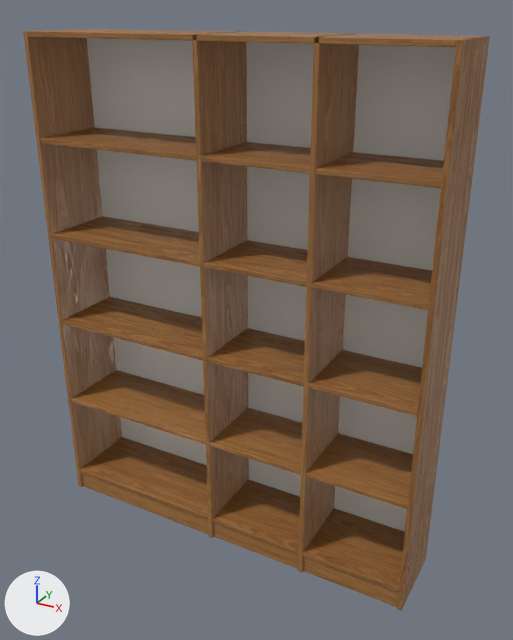
Before and after pictures for a commit that changed the glTF model models/bookcase-vu-wotan.glb.
Before and after are seen from a 50 mm camera at (1.22, -2.07, 1.97) aimed at (0.07, 0.02, 0.92). Lighting does not change. The marker at lower left points along +X, +Y and +Z. The picture after the commit comes second. Where no turn or scale is listed for an object, it has been applied to the vertices.

The scene before the commit, as lines of its bpy script (objects in view):
```python
me_mesh_0 = bpy.data.meshes.new('Mesh_0')
me_mesh_0.from_pydata(...)  # 1668 vertices, 3300 faces; spans x -0.75..0.75, y -0.15..0.15, z -0.95..0.95
me_mesh_0.materials.append(mat_oiled_oak)
me_mesh_1 = bpy.data.meshes.new('Mesh_1')
me_mesh_1.from_pydata(...)  # 152 vertices, 300 faces; spans x -0.75..0.75, y 0.0, z -0.94..0.94
me_mesh_1.materials.append(mat_white_melamine)  # white #f1f0ec
ob_mesh_0 = bpy.data.objects.new('Mesh_0', me_mesh_0)
ob_mesh_0.location = (0.0, -0.002, 0.947)
ob_mesh_1 = bpy.data.objects.new('Mesh_1', me_mesh_1)
ob_mesh_1.location = (0.0, 0.15, 0.947)
```
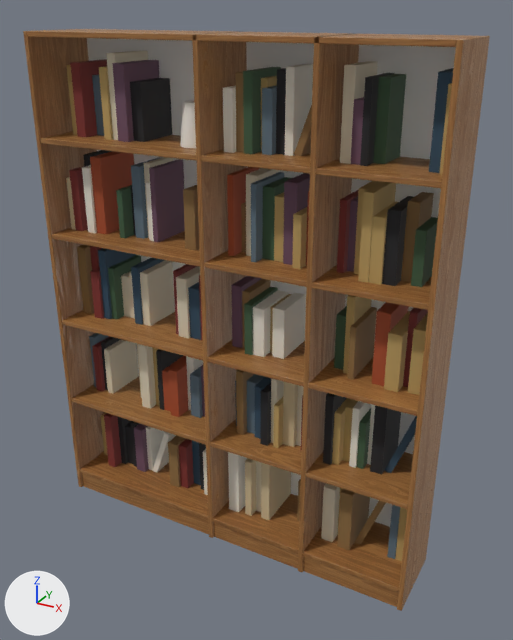
What differs and where, as boxes [x1, y1, x2, y2] in the pictures (513 x 640 px):
'decor.008', added
    after: [66, 65, 452, 561]
'decor.009', added
    after: [104, 51, 378, 542]
'decor.006', added
    after: [84, 68, 413, 490]
'decor.003', added
    after: [108, 67, 438, 469]
'decor.004', added
    after: [82, 64, 375, 512]
'decor.005', added
    after: [77, 72, 434, 550]
'decor.007', added
    after: [112, 60, 364, 472]
'decor', added
    after: [69, 59, 428, 488]
'decor.011', added
    after: [90, 151, 409, 417]
'decor.010', added
    after: [89, 74, 400, 559]
'decor.001', added
    after: [98, 68, 453, 485]
'decor.002', added
    after: [66, 177, 298, 520]
'decor.012', added
    after: [180, 100, 196, 148]
'Mesh_1', unchanged, covered by the edit
    before: [87, 38, 456, 532]
    after: [87, 38, 456, 527]

Diff of the bpy script that builds the scene:
```diff
--- a/models/bookcase-vu-wotan.glb.py
+++ b/models/bookcase-vu-wotan.glb.py
@@ ob_decor_012 @@
+ob_decor_012 = bpy.data.objects.new('decor.012', me_mesh_13)  # a 20-sided cut cone along z (radius 0.0544 at the low end, 0.0381 at the high end) spanning x -0.0544..0.0544, y -0.0544..0.0544, z -0.0723..0.0723; in mat_ceramic (white #efe9df)
+ob_decor_012.location = (-0.157, -0.002, 1.607)
@@ ob_decor_011 @@
+ob_decor_011 = bpy.data.objects.new('decor.011', me_mesh_12)  # a box spanning x -0.332..-0.288, y -0.08..0.1, z -0.503..-0.323; a box spanning x -0.287..-0.246, y -0.1..0.1, z -0.503..-0.298; a box spanning x 0.544..0.592, y -0.09..0.1, z -0.144..0.118; a box spanning x -0.592..-0.544, y -0.095..0.1, z 0.215..0.503; a box spanning x -0.011..0.011, y -0.084..0.1, z 0.215..0.496; a box spanning x 0.274..0.312, y -0.056..0.1, z 0.215..0.467; in mat_book_7 (brown #a34a28)
+ob_decor_011.location = (-0.001, 0.043, 0.96)
@@ ob_decor_010 @@
+ob_decor_010 = bpy.data.objects.new('decor.010', me_mesh_11)  # a box spanning x 0.66..0.69, y -0.06..0.1, z -0.82..-0.55; a box spanning x -0.69..-0.67, y -0.06..0.1, z -0.46..-0.22; a box spanning x -0.19..-0.15, y -0.06..0.1, z -0.46..-0.28; a box spanning x 0.06..0.11, y -0.06..0.1, z -0.46..-0.24; a box spanning x -0.41..-0.37, y -0.07..0.1, z 0.25..0.52; a box spanning x 0.11..0.13, y -0.1..0.1, z 0.25..0.52; a box spanning x -0.58..-0.54, y -0.04..0.1, z 0.61..0.82; a box spanning x 0.13..0.17, y -0.07..0.1, z 0.61..0.82; in mat_book_8 (greyish blue #5c6f7c)
+ob_decor_010.location = (-0.02, 0.04, 0.922)
@@ ob_decor_009 @@
+ob_decor_009 = bpy.data.objects.new('decor.009', me_mesh_10)  # 120 vertices, 180 faces; spans x -0.53..0.53, y -0.1..0.1, z -0.86..0.86; in mat_book_9 (beige #d9cdb4)
+ob_decor_009.location = (-0.098, 0.043, 0.961)
@@ ob_decor_008 @@
+ob_decor_008 = bpy.data.objects.new('decor.008', me_mesh_9)  # 168 vertices, 252 faces; spans x -0.72..0.72, y -0.1..0.1, z -0.84..0.84; in mat_book_11 (orange #b89a5e)
+ob_decor_008.location = (0.005, 0.039, 0.938)
@@ ob_decor_007 @@
+ob_decor_007 = bpy.data.objects.new('decor.007', me_mesh_8)  # 80 vertices, 120 faces; spans x -0.48..0.48, y -0.1..0.1, z -0.85..0.85; in mat_book_10 (dark purple #6b4b5e)
+ob_decor_007.location = (-0.026, 0.042, 0.946)
@@ ob_decor_006 @@
+ob_decor_006 = bpy.data.objects.new('decor.006', me_mesh_7)  # 120 vertices, 180 faces; spans x -0.63..0.63, y -0.1..0.1, z -0.85..0.85; in mat_book_6 (black #1f1f22)
+ob_decor_006.location = (-0.027, 0.038, 0.945)
@@ ob_decor_005 @@
+ob_decor_005 = bpy.data.objects.new('decor.005', me_mesh_6)  # 112 vertices, 168 faces; spans x -0.67..0.67, y -0.1..0.1, z -0.84..0.84; in mat_book_5 (brown #8a6a3f)
+ob_decor_005.location = (-0.038, 0.043, 0.937)
@@ ob_decor_004 @@
+ob_decor_004 = bpy.data.objects.new('decor.004', me_mesh_5)  # 112 vertices, 168 faces; spans x -0.59..0.59, y -0.1..0.1, z -0.85..0.85; in mat_book_4 (white #e8e2d4)
+ob_decor_004.location = (-0.036, 0.038, 0.948)
@@ ob_decor_003 @@
+ob_decor_003 = bpy.data.objects.new('decor.003', me_mesh_4)  # 96 vertices, 144 faces; spans x -0.65..0.65, y -0.1..0.1, z -0.84..0.84; in mat_book_3 (dark green #3d5a3f)
+ob_decor_003.location = (0.087, 0.042, 0.943)
@@ ob_decor_002 @@
+ob_decor_002 = bpy.data.objects.new('decor.002', me_mesh_3)  # a box spanning x 0.101..0.121, y -0.081..0.102, z -0.639..-0.363; a box spanning x 0.291..0.318, y -0.102..0.102, z -0.639..-0.384; a box spanning x 0.357..0.393, y -0.092..0.102, z -0.639..-0.365; a box spanning x -0.248..-0.228, y -0.045..0.102, z -0.28..-0.021; a box spanning x 0.435..0.482, y -0.067..0.102, z -0.28..0.0; a box spanning x -0.482..-0.461, y -0.102..0.102, z 0.438..0.639; in mat_book_2 (beige #c9b58f)
+ob_decor_002.location = (-0.23, 0.041, 0.737)
@@ ob_decor_001 @@
+ob_decor_001 = bpy.data.objects.new('decor.001', me_mesh_2)  # 64 vertices, 96 faces; spans x -0.65..0.65, y -0.1..0.1, z -0.85..0.85; in mat_book_1 (dark blue #2f4a5e)
+ob_decor_001.location = (0.056, 0.047, 0.952)
@@ ob_decor @@
+ob_decor = bpy.data.objects.new('decor', me_mesh_1_1)  # 112 vertices, 168 faces; spans x -0.68..0.68, y -0.1..0.1, z -0.85..0.85; in mat_book_0 (dark red #7a2e2a)
+ob_decor.location = (-0.012, 0.039, 0.944)
```
